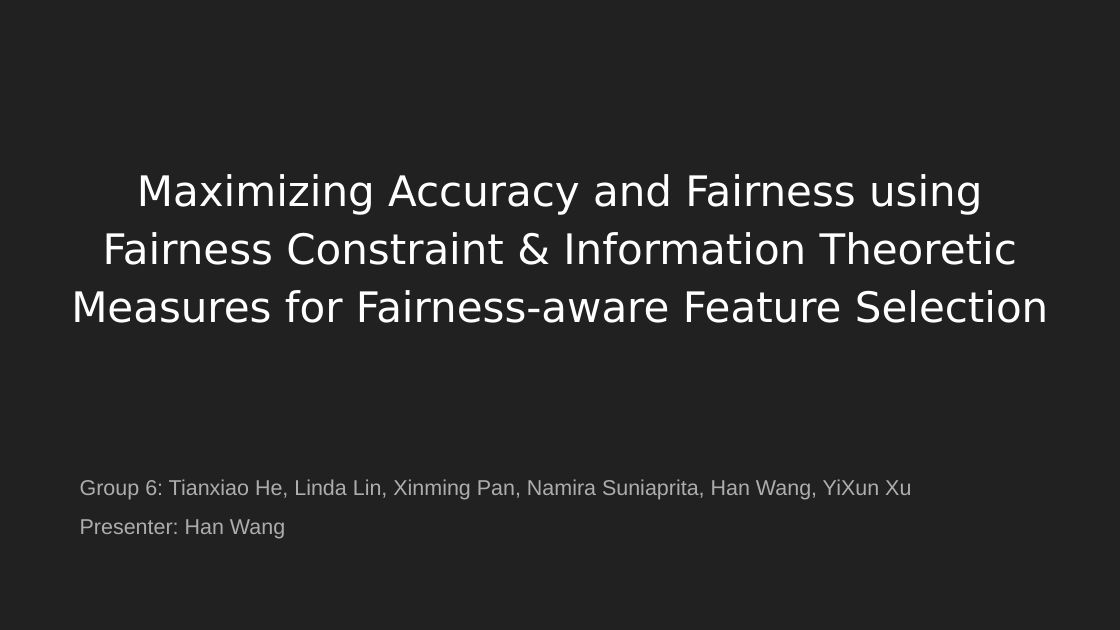
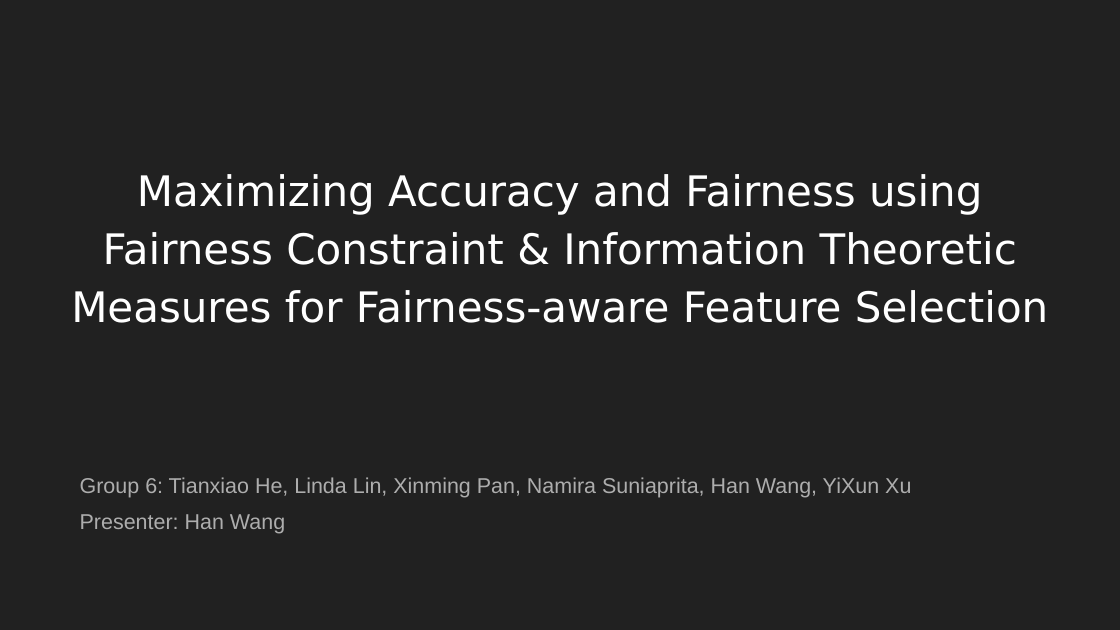
Before and after one commit to TZstatsADS/ads-spring2023-project4-group-6, a slide deck: slide 1 of doc/Presentation.pptx. Drawn at 1120x630 pixels with LibreOffice and Linux fonts; fonts in the diff are those of the drawing. Boxes give left, top, right and bottom in pixels: in the first picture for what was removed or moved away, otherwise in the second. Text is boxed around its words. In the diff, an @@ line names an element or a change of style, - is before the commit and + after.

```diff
--- a/doc/Presentation.pptx
+++ b/doc/Presentation.pptx
@@ subtitle "Group 6: Tianxiao He, Linda ..." at (x1=80, y1=477, x2=911, y2=534): line spacing 1.5 to 1.4 @@
```
Also in this commit, not shown: 2 other slides changed, 2 slides added, 2 other files.
